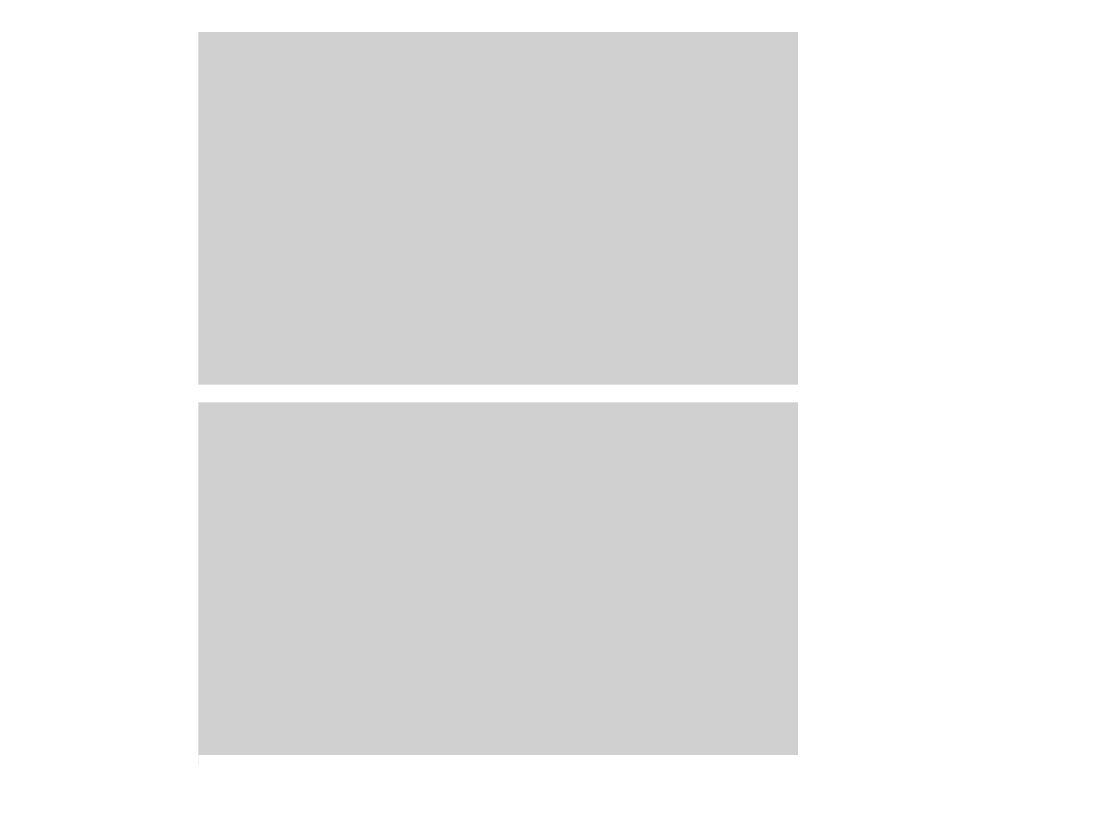
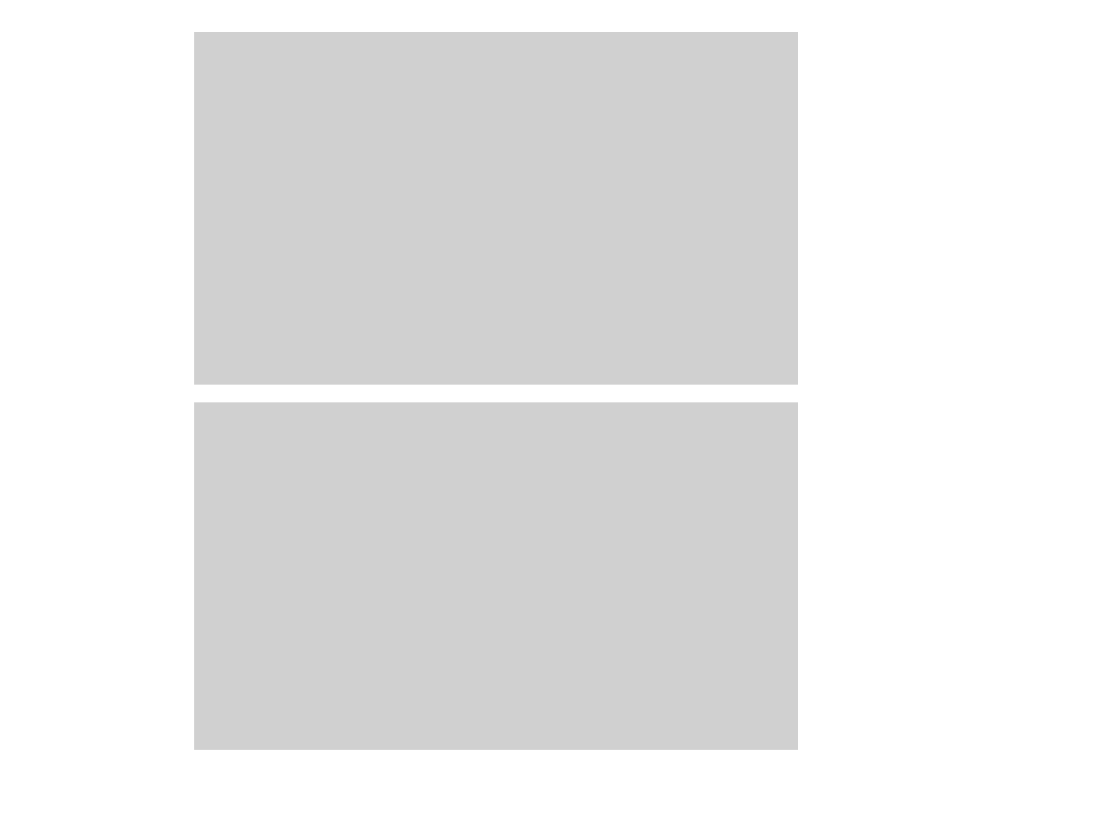
Before and after one commit to halllo/MTSS12, a slide deck: slide 14 of text/images/illustrations.pptx. Drawn at 1120x840 pixels with LibreOffice and Linux fonts; fonts in the diff are those of the drawing; grey boxes stand for pictures. Boxes give left, top, right and bottom in pixels: in the first picture for what was removed or moved away, otherwise in the second. Text is boxed around its words. In the diff, an @@ line names an element or a change of style, - is before the commit and + after.

```diff
--- a/text/images/illustrations.pptx
+++ b/text/images/illustrations.pptx
@@ rectangle: place and size @@
-rectangle at box(181, 32, 199, 772)
+rectangle at box(176, 32, 194, 772)
@@ picture: place and size @@
-picture at box(186, 394, 804, 764)
+picture at box(186, 385, 805, 756)
@@ rectangle: place and size @@
-rectangle at box(198, 755, 797, 773)
+rectangle at box(194, 750, 797, 768)
```
Also in this commit, not shown: 13 other files.
